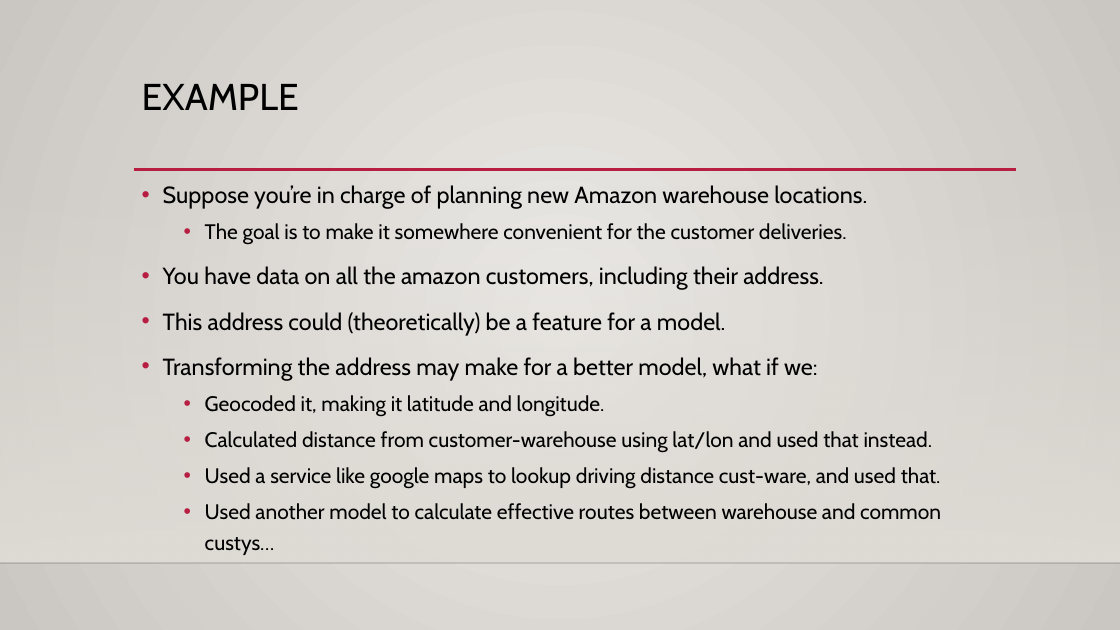
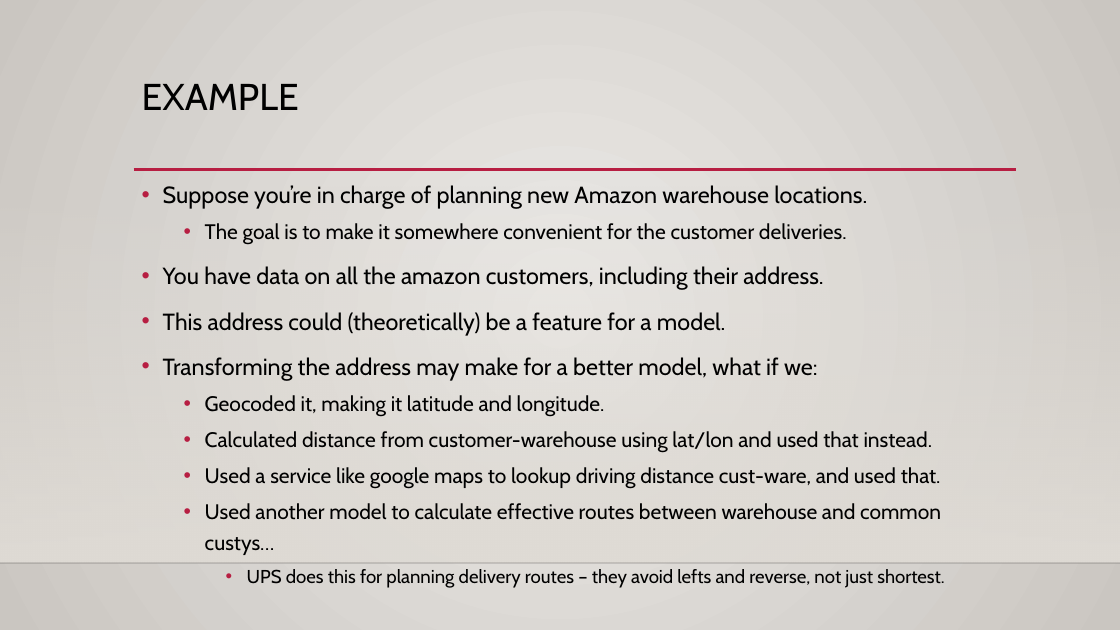
Before and after one commit to glennybarnes/Intro_to_Machine_Learning_Students, a slide deck: slide 36 of reference_content/Slides/008_Log_Reg_Images.pptx. Drawn at 1120x630 pixels with LibreOffice and Linux fonts; fonts in the diff are those of the drawing; background and template pictures are left out. Boxes give left, top, right and bottom in pixels: in the first picture for what was removed or moved away, otherwise in the second. Text is boxed around its words. In the diff, an @@ line names an element or a change of style, - is before the commit and + after.

```diff
--- a/reference_content/Slides/008_Log_Reg_Images.pptx
+++ b/reference_content/Slides/008_Log_Reg_Images.pptx
@@ text at (247,569,944,588): paragraph added @@
+    • UPS does this for planning delivery routes – they avoid lefts and reverse, not just shortest.
```
Also in this commit, not shown: 4 other slides changed, 1 slide added, 7 other files.
